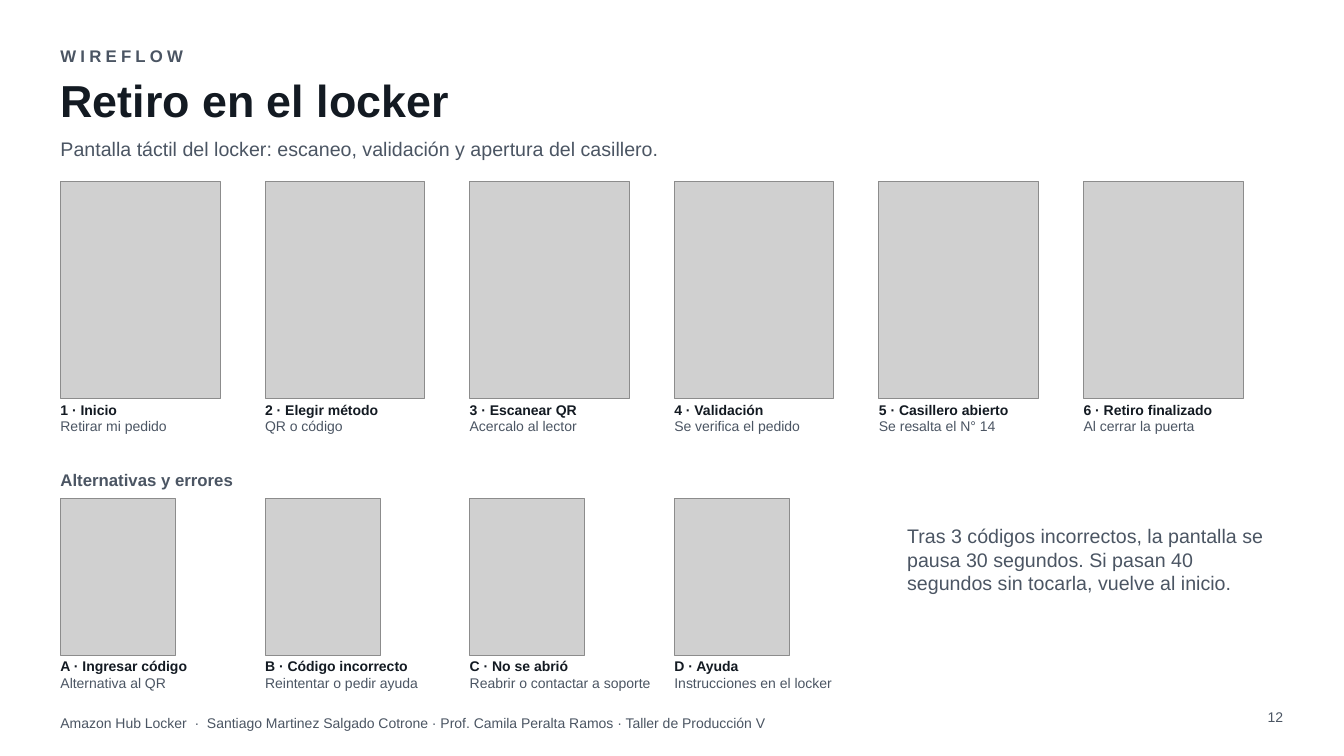
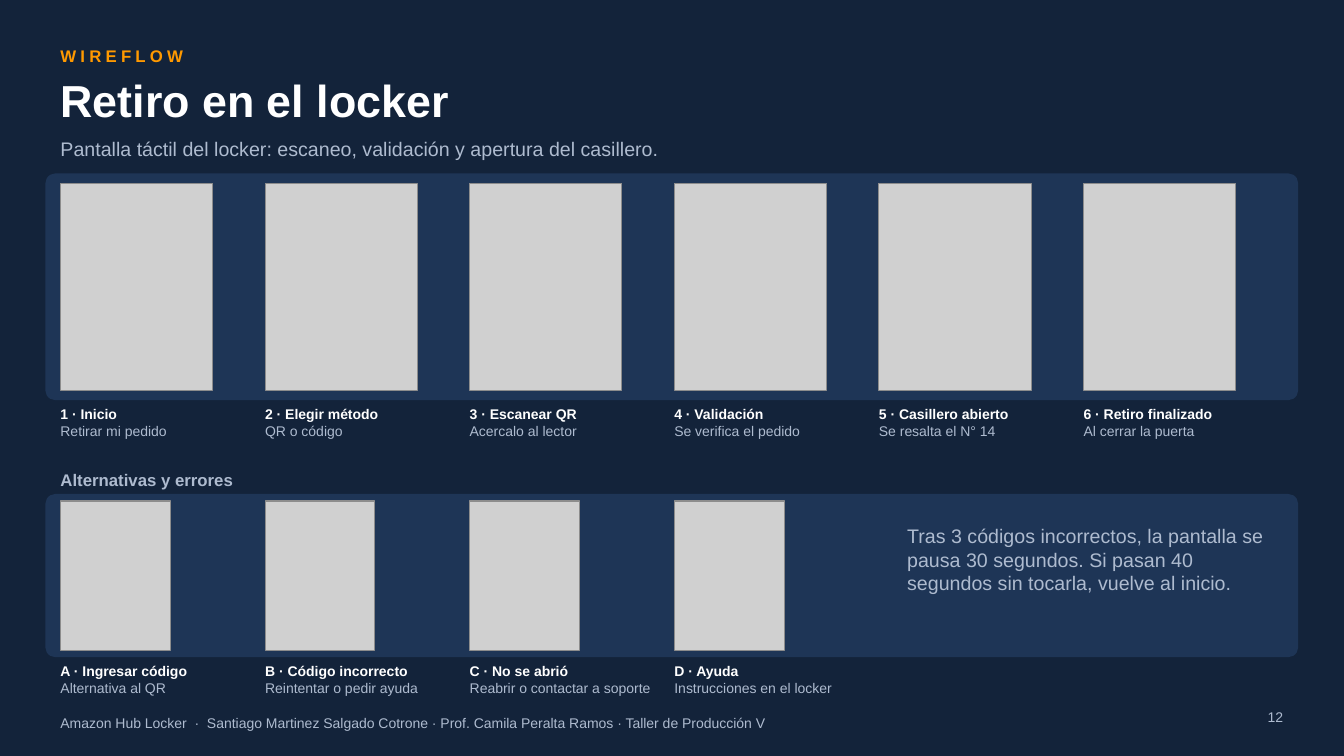
Before and after one commit to ramasalgado/Amazon-Proyecto, a slide deck: slide 12 of presentacion/Amazon-Hub-Locker-presentacion.pptx. Drawn at 1344x756 pixels with LibreOffice and Linux fonts; fonts in the diff are those of the drawing; grey boxes stand for pictures; background and template pictures are left out. Boxes give left, top, right and bottom in pixels: in the first picture for what was removed or moved away, otherwise in the second. Text is boxed around its words. In the diff, an @@ line names an element or a change of style, - is before the commit and + after.

```diff
--- a/presentacion/Amazon-Hub-Locker-presentacion.pptx
+++ b/presentacion/Amazon-Hub-Locker-presentacion.pptx
@@ background #FFFFFF to #13233A @@
@@ text "WIREFLOW" at bbox=[60, 50, 183, 62]: text colour #4B5563 to #FF9900 @@
@@ title "Retiro en el locker" at bbox=[60, 84, 449, 118]: text colour #131A22 to #FFFFFF @@
@@ rounded rectangle added at bbox=[45, 173, 1299, 400], fill #1E3556 @@
@@ picture: place and size @@
-picture at bbox=[60, 181, 220, 398]
+picture at bbox=[60, 184, 213, 390]
@@ picture: place and size @@
-picture at bbox=[265, 181, 424, 398]
+picture at bbox=[265, 184, 417, 390]
@@ picture: place and size @@
-picture at bbox=[470, 181, 629, 398]
+picture at bbox=[470, 184, 622, 390]
@@ picture: place and size @@
-picture at bbox=[675, 181, 834, 398]
+picture at bbox=[675, 184, 827, 390]
@@ picture: place and size @@
-picture at bbox=[879, 181, 1038, 398]
+picture at bbox=[879, 184, 1031, 390]
@@ picture: place and size @@
-picture at bbox=[1084, 181, 1243, 398]
+picture at bbox=[1084, 184, 1236, 390]
@@ text "1 · Inicio" at bbox=[60, 409, 167, 439]: text colour #131A22 to #FFFFFF in "1 · Inicio"; text colour #4B5563 to #AEBBCF in "Retirar mi pedido" @@
@@ text "2 · Elegir método" at bbox=[265, 408, 378, 439]: text colour #131A22 to #FFFFFF in "2 · Elegir método"; text colour #4B5563 to #AEBBCF in "QR o código" @@
@@ text "3 · Escanear QR" at bbox=[470, 409, 577, 436]: text colour #131A22 to #FFFFFF in "3 · Escanear QR"; text colour #4B5563 to #AEBBCF in "Acercalo al lector" @@
@@ text "4 · Validación" at bbox=[674, 408, 800, 439]: text colour #131A22 to #FFFFFF in "4 · Validación"; text colour #4B5563 to #AEBBCF in "Se verifica el pedido" @@
@@ text "5 · Casillero abierto" at bbox=[879, 409, 1009, 436]: text colour #131A22 to #FFFFFF in "5 · Casillero abierto"; text colour #4B5563 to #AEBBCF in "Se resalta el N° 14" @@
@@ text "6 · Retiro finalizado" at bbox=[1084, 409, 1212, 439]: text colour #131A22 to #FFFFFF in "6 · Retiro finalizado"; text colour #4B5563 to #AEBBCF in "Al cerrar la puerta" @@
@@ rounded rectangle added at bbox=[45, 494, 1299, 657], fill #1E3556 @@
@@ picture: place and size @@
-picture at bbox=[60, 499, 175, 655]
+picture at bbox=[60, 501, 170, 650]
@@ picture: place and size @@
-picture at bbox=[265, 499, 380, 655]
+picture at bbox=[265, 501, 375, 650]
@@ picture: place and size @@
-picture at bbox=[470, 499, 585, 655]
+picture at bbox=[470, 501, 580, 650]
@@ picture: place and size @@
-picture at bbox=[675, 499, 789, 655]
+picture at bbox=[675, 501, 784, 650]
@@ text colour #4B5563 to #AEBBCF in 5 elements at bbox=[60, 141, 658, 160], bbox=[1268, 712, 1284, 722], bbox=[60, 717, 765, 731], bbox=[60, 474, 233, 490], bbox=[907, 528, 1263, 594] @@
@@ text "A · Ingresar código" at bbox=[60, 665, 187, 696]: text colour #131A22 to #FFFFFF in "A · Ingresar código"; text colour #4B5563 to #AEBBCF in "Alternativa al QR" @@
@@ text "B · Código incorrecto" at bbox=[265, 665, 418, 696]: text colour #131A22 to #FFFFFF in "B · Código incorrecto"; text colour #4B5563 to #AEBBCF in "Reintentar o pedir ayuda" @@
@@ text "C · No se abrió" at bbox=[470, 665, 651, 696]: text colour #131A22 to #FFFFFF in "C · No se abrió"; text colour #4B5563 to #AEBBCF in "Reabrir o contactar a soporte" @@
@@ text "D · Ayuda" at bbox=[674, 666, 832, 693]: text colour #131A22 to #FFFFFF in "D · Ayuda"; text colour #4B5563 to #AEBBCF in "Instrucciones en el locker" @@
```
Also in this commit, not shown: 12 other slides changed, 1 other file.
